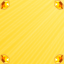
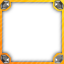
Revision of a layered w=64, h=64 image; what changed, layer by layer:
added layer "Grayscale" in group "Border" over (0, 0, 64, 64)
hid group "Yellow only" (4 layers) over (0, 0, 64, 64)
hid "Yellow #8" over (0, 0, 64, 64)
hid "Yellow #7" over (0, 0, 64, 64)